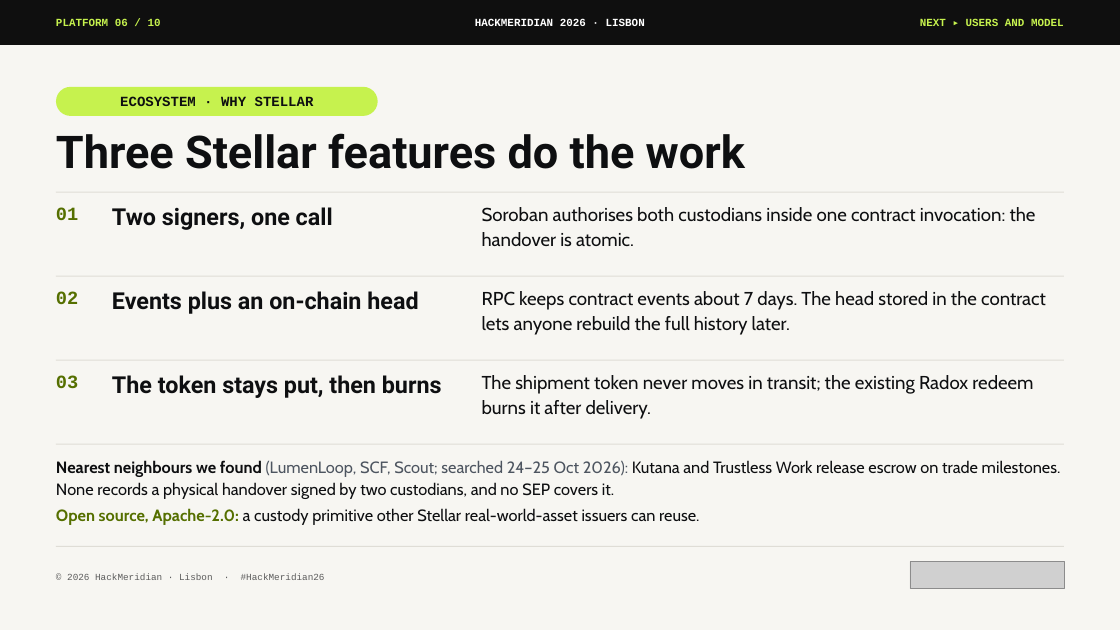
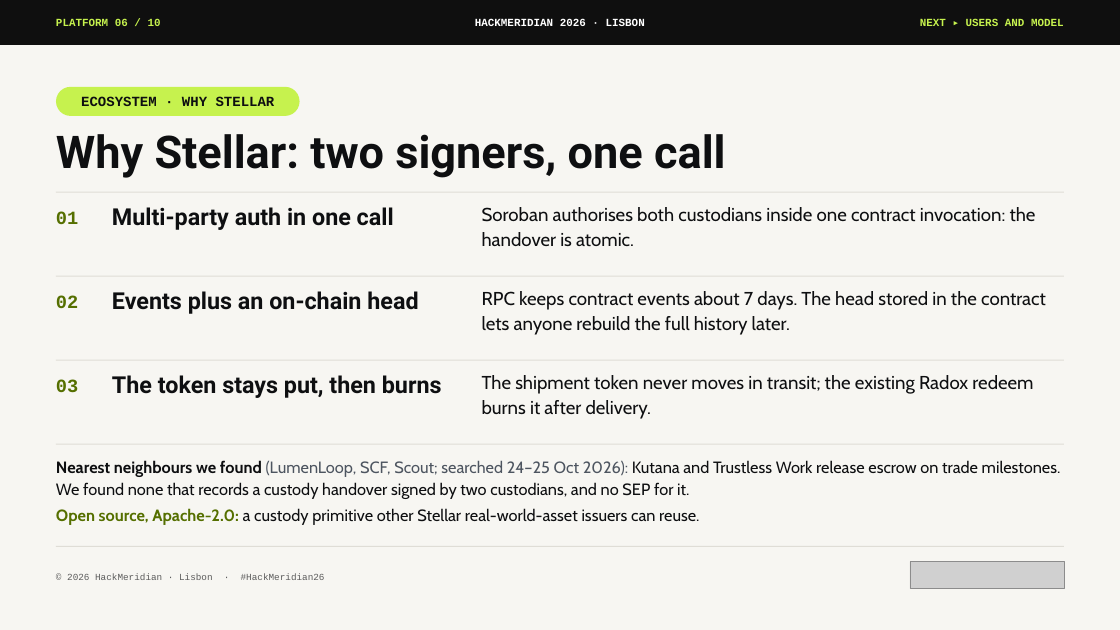
Before and after one commit to pwsaragossy/hackmeridian-cos, a slide deck: slide 6 of projects/hackmeridian-rail/deck/radox-custody-rail.pptx. Drawn at 1120x630 pixels with LibreOffice and Linux fonts; fonts in the diff are those of the drawing; grey boxes stand for pictures. Boxes give left, top, right and bottom in pixels: in the first picture for what was removed or moved away, otherwise in the second. Text is boxed around its words. In the diff, an @@ line names an element or a change of style, - is before the commit and + after.

```diff
--- a/projects/hackmeridian-rail/deck/radox-custody-rail.pptx
+++ b/projects/hackmeridian-rail/deck/radox-custody-rail.pptx
@@ rounded rectangle "ECOSYSTEM · WHY STELLAR": place and size @@
-rounded rectangle "ECOSYSTEM · WHY STELLAR" at <box>56,87,378,116</box>
+rounded rectangle "ECOSYSTEM · WHY STELLAR" at <box>56,87,300,116</box>
@@ text at <box>56,134,726,178</box>: text changed @@
-Three Stellar features do the work
+Why Stellar: two signers, one call
@@ text at <box>112,207,394,230</box>: text changed @@
-Two signers, one call
+Multi-party auth in one call
@@ 3 texts: place and size @@
-3 texts at <box>56,207,78,389</box>
+3 texts at <box>56,211,78,393</box>
@@ text at <box>56,460,1061,499</box>: text changed @@
-Nearest neighbours we found (LumenLoop, SCF, Scout; searched 24–25 Oct 2026): Kutana and Trustless Work release escrow on trade milestones. None records a physical handover signed by two custodians, and no SEP covers it.
+Nearest neighbours we found (LumenLoop, SCF, Scout; searched 24–25 Oct 2026): Kutana and Trustless Work release escrow on trade milestones. We found none that records a custody handover signed by two custodians, and no SEP for it.
```
Also in this commit, not shown: 9 other slides changed, 14 other files.
